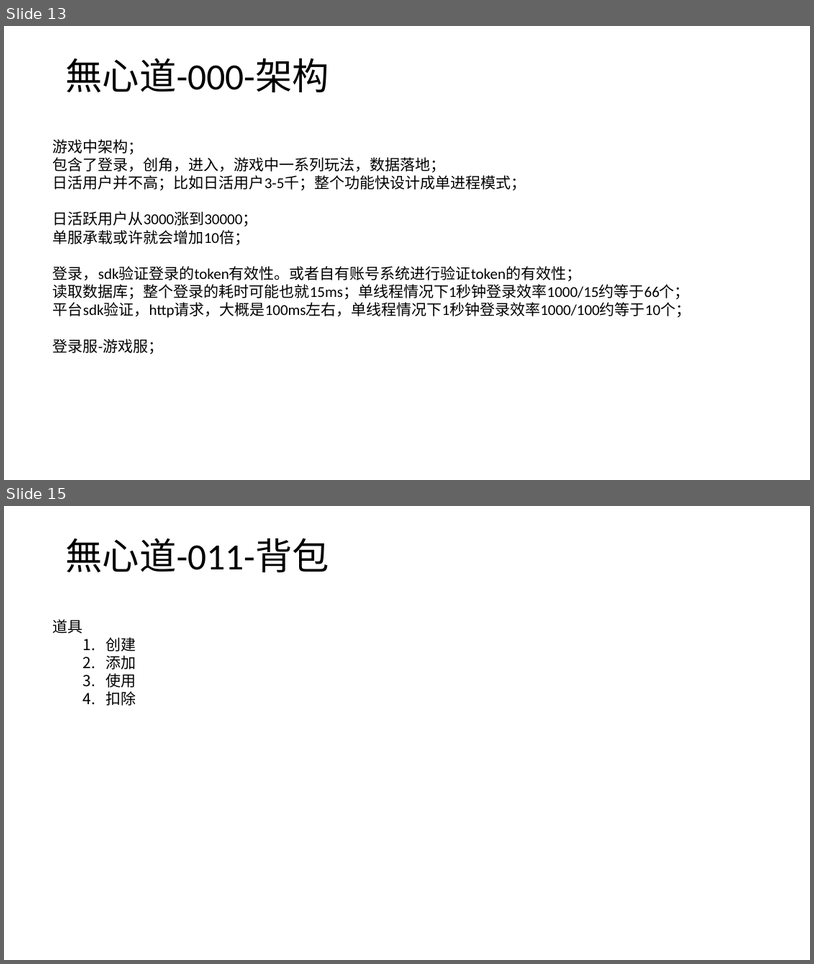
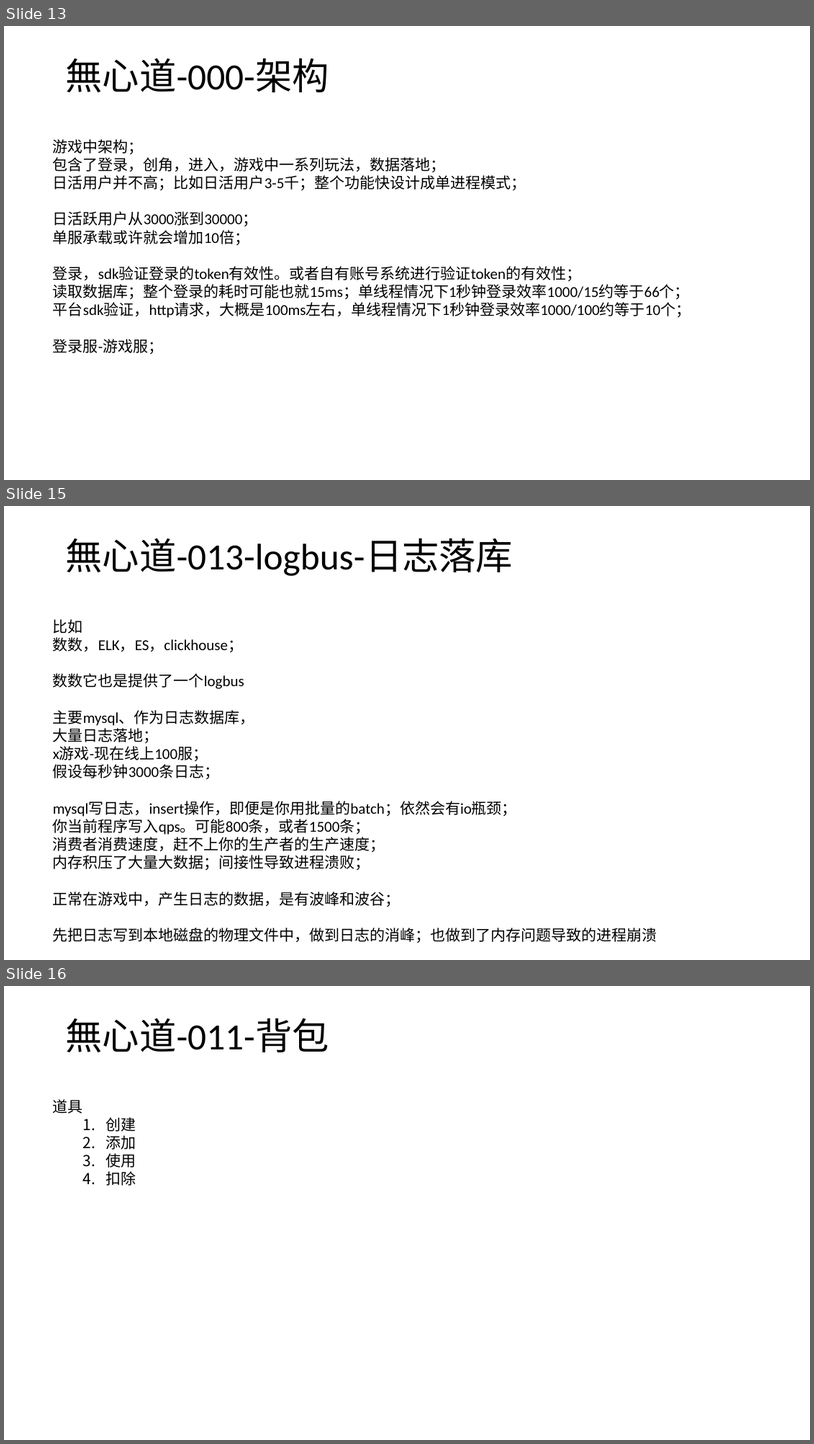
Before and after one commit to wxd-gaming/wxdgaming.boot, a slide deck: 無心道快速开发演示文稿.pptx. Shown one above the other, each under a label of ours: slides 13 and 15 before the commit, slides 13, 15 and 16 after it; the slides between them are not shown. The pictures are 814x964 and 814x1444 pixels, drawn with LibreOffice and Linux fonts; fonts in the diff are those of the drawing. Boxes give left, top, right and bottom in pixels: in the first picture for what was removed or moved away, otherwise in the second. Text is boxed around its words. In the diff, an @@ line names an element or a change of style, - is before the commit and + after.

Commit message:
【新增】logbus

```diff
--- a/無心道快速开发演示文稿.pptx
+++ b/無心道快速开发演示文稿.pptx
@@ slide 15 added at [4, 506, 810, 960], background #FFFFFF @@
@@ title added at [65, 538, 513, 576], 44 pt, text #000000 @@
+無心道-013-logbus-日志落库
@@ text added at [53, 619, 658, 942], 18 pt, text #000000 @@
+比如
+数数，ELK，ES，clickhouse；
+数数它也是提供了一个logbus
+主要mysql、作为日志数据库，
+大量日志落地；
+x游戏-现在线上100服；
+假设每秒钟3000条日志；
+mysql写日志，insert操作，即便是你用批量的batch；依然会有io瓶颈；
+你当前程序写入qps。可能800条，或者1500条；
+消费者消费速度，赶不上你的生产者的生产速度；
+内存积压了大量大数据；间接性导致进程溃败；
+正常在游戏中，产生日志的数据，是有波峰和波谷；
+先把日志写到本地磁盘的物理文件中，做到日志的消峰；也做到了内存问题导致的进程崩溃
@@ what was slide 15 is now slide 16 @@
```
Also in this commit, not shown: 1 slide changed.
